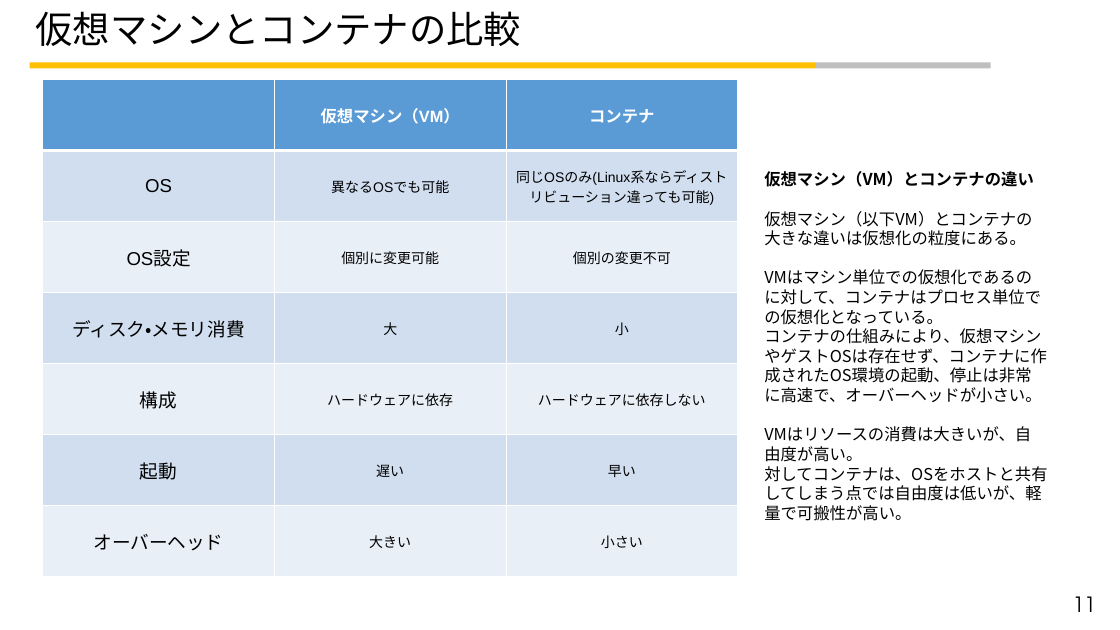
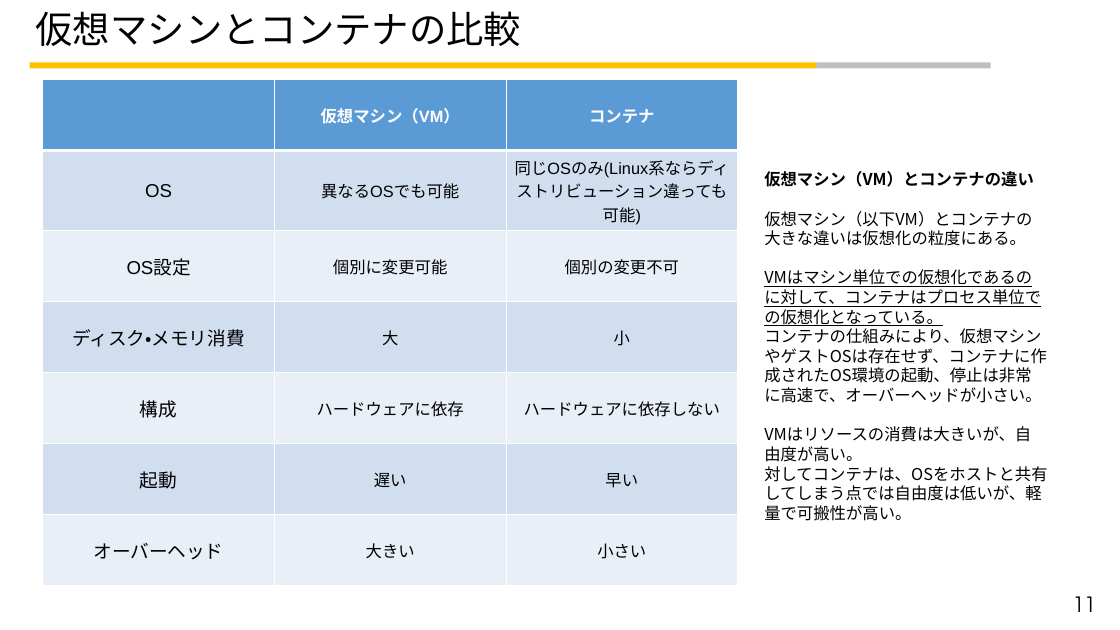
Before and after one commit to t-kotsubo/Study_Programing, a slide deck: slide 11 of Docker学習資料_小壷_20200501.pptx. Drawn at 1120x630 pixels with LibreOffice and Linux fonts; fonts in the diff are those of the drawing; background and template pictures are left out. Boxes give left, top, right and bottom in pixels: in the first picture for what was removed or moved away, otherwise in the second. Text is boxed around its words. In the diff, an @@ line names an element or a change of style, - is before the commit and + after.

```diff
--- a/Docker学習資料_小壷_20200501.pptx
+++ b/Docker学習資料_小壷_20200501.pptx
@@ table at bbox=[43, 80, 739, 576] @@
@@ size 12 to 14 pt in "異なるOSでも可能", "同じOSのみ(Linux系ならディストリビューション違っても可能)", "個別に変更可能", "個別の変更不可" and 8 more places @@
@@ text at bbox=[764, 289, 1041, 326]: underline on in "VMはマシン単位での仮想化であるのに対して、コンテナはプロセス単位での仮想化となっている。" @@
```
Also in this commit, not shown: 4 other slides changed, 7 slides added, 2 slides removed.
